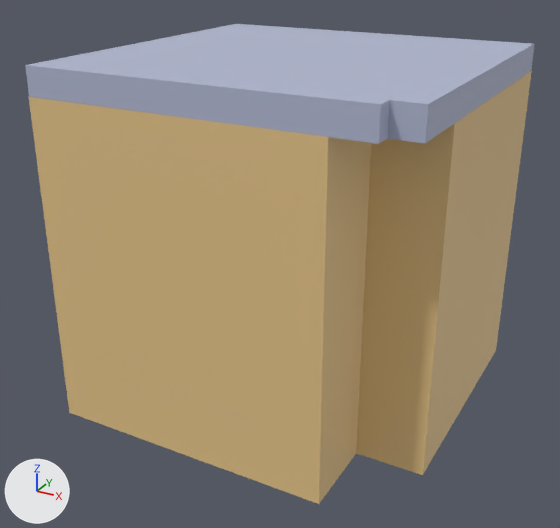
The FBX model Assets/Scenes/Models/Furniture/Dollhouse Furniture Kit/Kitchen/KitchenCounterCorner.fbx as it was, and as the next commit left it.
One viewpoint serves both versions: a 50 mm camera at (-2.861, -3.954, 1.161) aimed at (-3.738, -2.36, 0.364). Arrows for +X, +Y and +Z are at lower left; the lights stay in place. Where no turn or scale is listed for an object, it has been applied to the vertices.
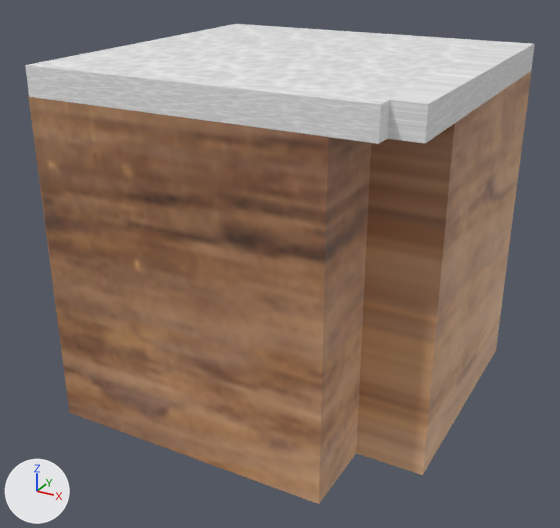
Where the newer file only moved an object's origin or applied its transform, the numbers keep the older frame.

Location of each change, [x1, y1, x2, y2] in pixels of the pictures (560 x 528 px):
'Cube', surface changed: [29, 71, 532, 504] in both
'Cube.001', surface changed (grey to white): [25, 24, 535, 144] in both

Diff of the bpy script that builds the scene:
```diff
--- a/Assets/Scenes/Models/Furniture/Dollhouse Furniture Kit/Kitchen/KitchenCounterCorner.fbx.py
+++ b/Assets/Scenes/Models/Furniture/Dollhouse Furniture Kit/Kitchen/KitchenCounterCorner.fbx.py
@@ img_lightwood_png @@
+img_lightwood_png = load_image('lightwood.png', '../Textures/lightwood.png', 256, 256, 'sRGB')
@@ img_white_png @@
+img_white_png = load_image('white.png', '../Textures/white.png', 256, 256, 'sRGB')
@@ mat_lightwood @@
 mat_lightwood = principled_material('LightWood')
-mat_lightwood.base_color = (0.8, 0.566, 0.258)  # beige #e7c68b
+mat_lightwood.texture = img_lightwood_png
@@ mat_counter @@
 mat_counter = principled_material('Counter')
-mat_counter.base_color = (0.449, 0.488, 0.652)  # light grey #b3b9d3
+mat_counter.texture = img_white_png
```
